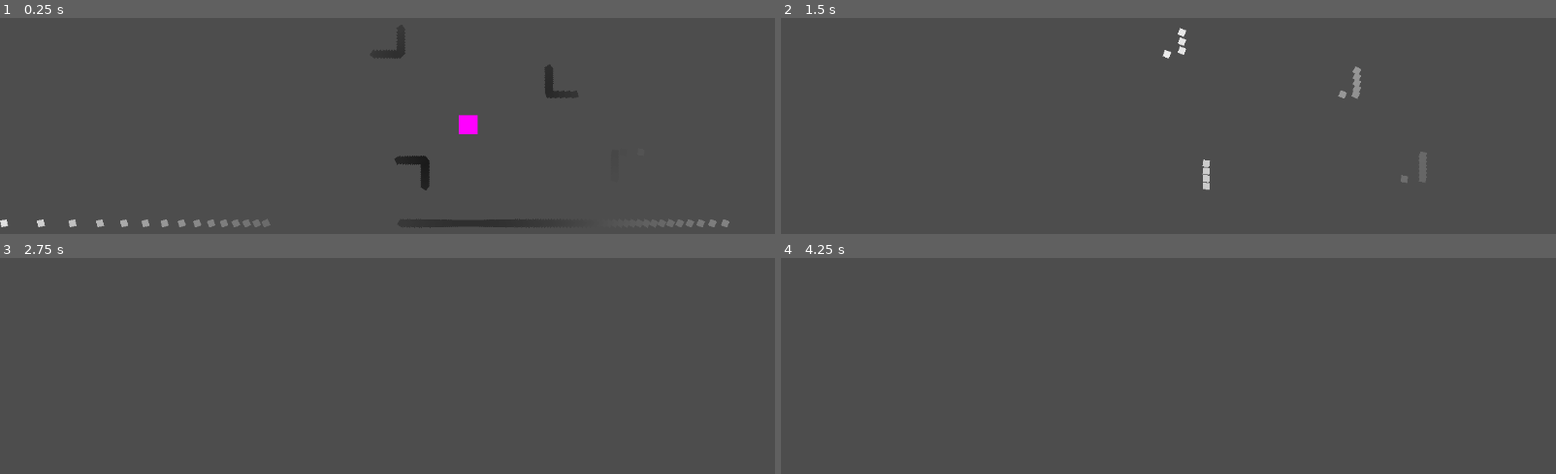
Above: before the commit, frames 1-4 (two rows, left to right).
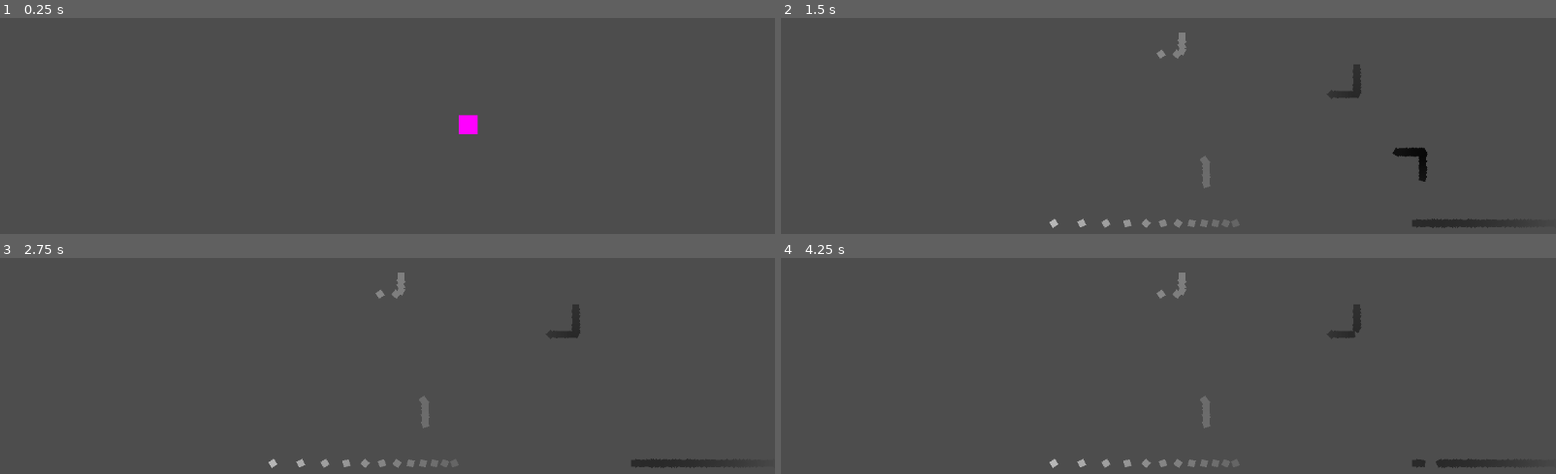
Above: after the commit, the same moments.

Repository: Kraaven/Chengalpettu
Game: Godot game, scene res://Scenes/MainWorld.tscn
Same seed, same stepped clock (60 frames per second), same inputs: the game is played once before the commit and once after it.
Inputs:
- Up to frame 1 (0.25 s): no input
- Up to frame 2 (1.5 s): tap Enter (ui_accept) at 0.5, 0.77 s; hold Right (ui_right) from 0.53 s (still down)
- Up to frame 3 (2.75 s): tap Enter (ui_accept) at 1.52 s; release Right (ui_right) at 2.03 s; hold Left (ui_left) from 2.03 s (still down)
- Up to frame 4 (4.25 s): tap Enter (ui_accept) at 2.75, 3.02, 3.5, 3.77 s; release Left (ui_left) at 2.78 s; hold Right (ui_right) from 2.78 s (still down)

The runs differ from the first frame. In frame 1, 1.7% of the frame differs, in the area x 0-95%, y 8-98%; in frame 2, 1.6%; in frame 3, 1.2%; in frame 4, 1.1%.

Commit message:
added timed echolocation

Diff:
--- a/Scenes/EchoParticle.tscn
+++ b/Scenes/EchoParticle.tscn
@@ -1,6 +1,13 @@
-[gd_scene load_steps=2 format=3 uid="uid://dfs6cr7c383op"]
+[gd_scene load_steps=3 format=3 uid="uid://dfs6cr7c383op"]
 
 [ext_resource type="Texture2D" uid="uid://cqphlc7te15o4" path="res://Images/EchoP.png" id="1_wyh2v"]
+[ext_resource type="Script" path="res://scripts/EchoParticle.gd" id="2_yu7fp"]
 
 [node name="Sprite2D" type="Sprite2D"]
 texture = ExtResource("1_wyh2v")
+script = ExtResource("2_yu7fp")
+
+[node name="Timer" type="Timer" parent="."]
+wait_time = 3.5
+
+[connection signal="timeout" from="Timer" to="." method="_on_timer_timeout"]
--- a/Scenes/MainWorld.tscn
+++ b/Scenes/MainWorld.tscn
@@ -4,4 +4,5 @@
 
 [node name="World" type="Node2D"]
 
-[node name="Node2D" parent="." instance=ExtResource("1_8n82b")]
+[node name="ZAW" parent="." instance=ExtResource("1_8n82b")]
+unique_name_in_owner = true
--- a/Scenes/NewGame.tscn
+++ b/Scenes/NewGame.tscn
@@ -1,7 +1,7 @@
 [gd_scene load_steps=7 format=3 uid="uid://bcna5w3yhd63u"]
 
 [ext_resource type="Script" path="res://scripts/CharacterBody2D.gd" id="1_cxr35"]
-[ext_resource type="Script" path="res://Scenes/Raycasts.gd" id="2_bilw0"]
+[ext_resource type="Script" path="res://scripts/Raycasts.gd" id="2_k1w71"]
 
 [sub_resource type="CircleShape2D" id="CircleShape2D_80dw8"]
 
@@ -12,7 +12,7 @@
 
 [sub_resource type="RectangleShape2D" id="RectangleShape2D_5qxpg"]
 
-[node name="Node2D" type="Node2D"]
+[node name="PWorld" type="Node2D"]
 
 [node name="CharacterBody2D" type="CharacterBody2D" parent="."]
 position = Vector2(60, 30)
@@ -27,7 +27,7 @@
 texture = SubResource("PlaceholderTexture2D_es74b")
 
 [node name="Raycasts" type="Node2D" parent="CharacterBody2D"]
-script = ExtResource("2_bilw0")
+script = ExtResource("2_k1w71")
 
 [node name="Camera2D" type="Camera2D" parent="."]
 zoom = Vector2(2, 2)
--- a/Scenes/detection_ray.tscn
+++ b/Scenes/detection_ray.tscn
@@ -5,3 +5,7 @@
 [node name="DetectionRay" type="RayCast2D"]
 target_position = Vector2(0, 400)
 script = ExtResource("1_xlfvl")
+
+[node name="Timer" type="Timer" parent="."]
+
+[connection signal="timeout" from="Timer" to="." method="_on_timer_timeout"]
--- /dev/null
+++ b/scripts/EchoParticle.gd
@@ -0,0 +1,18 @@
+extends Sprite2D
+
+@onready var timer = $Timer
+# Called when the node enters the scene tree for the first time.
+func _ready():
+	rotation_degrees = randi()
+
+func initialize(distance):
+	if(distance/20 > 4.5):
+		timer.wait_time = 4.5
+	else:
+		timer.wait_time = distance/20
+
+	print(timer.wait_time)
+	timer.start()
+
+func _on_timer_timeout():
+	queue_free()
--- a/Scenes/Raycasts.gd
+++ b/scripts/Raycasts.gd
@@ -9,6 +9,7 @@
 		var R = RayPrefab.instantiate()
 		$".".add_child(R)
 		R.rotation_degrees = i
+		R.world = $"../.."
 		Rays.append(R)
 	print(Rays.size())
 	Rays[0].show = true
--- a/scripts/detection_ray.gd
+++ b/scripts/detection_ray.gd
@@ -1,29 +1,33 @@
 extends RayCast2D
 
 var EcoP = preload("res://Scenes/EchoParticle.tscn")
+@onready var timer = $Timer
+
 var P
 var D = 0.0
 var X
 var Yoffset = 0.0
 var show = false
+var world
 # Called when the node enters the scene tree for the first time.
 func _ready():
 	Yoffset = target_position.y
-	P = EcoP.instantiate()
-	add_child(P)
+	timer.start()
 
 
 # Called every frame. 'delta' is the elapsed time since the previous frame.
-func _process(delta):
+func _physics_process(delta):
+	pass
+
+
+func _on_timer_timeout():
 	if(is_colliding()):
+		P = EcoP.instantiate()
+		world.add_child(P)
 		X = get_collision_point()
-		P.visible = true
 		P.global_position = X
-
 		D = global_position.distance_to(X)
 		var C = Color(D/Yoffset,D/Yoffset,D/Yoffset,1.0)
-		if(show):
-			print(position)
 		P.modulate = C
-	else:
-		P.visible = false
+		P.initialize(D)
+	timer.start()
